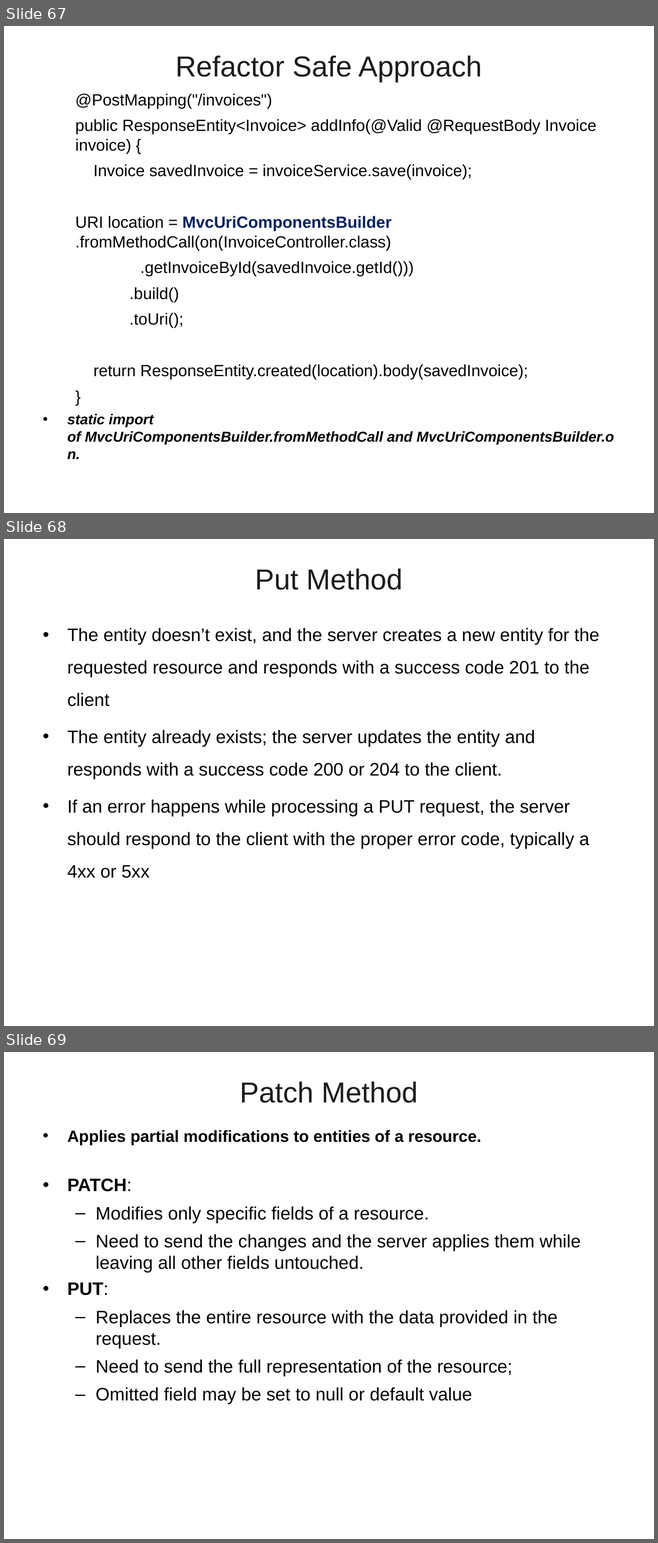
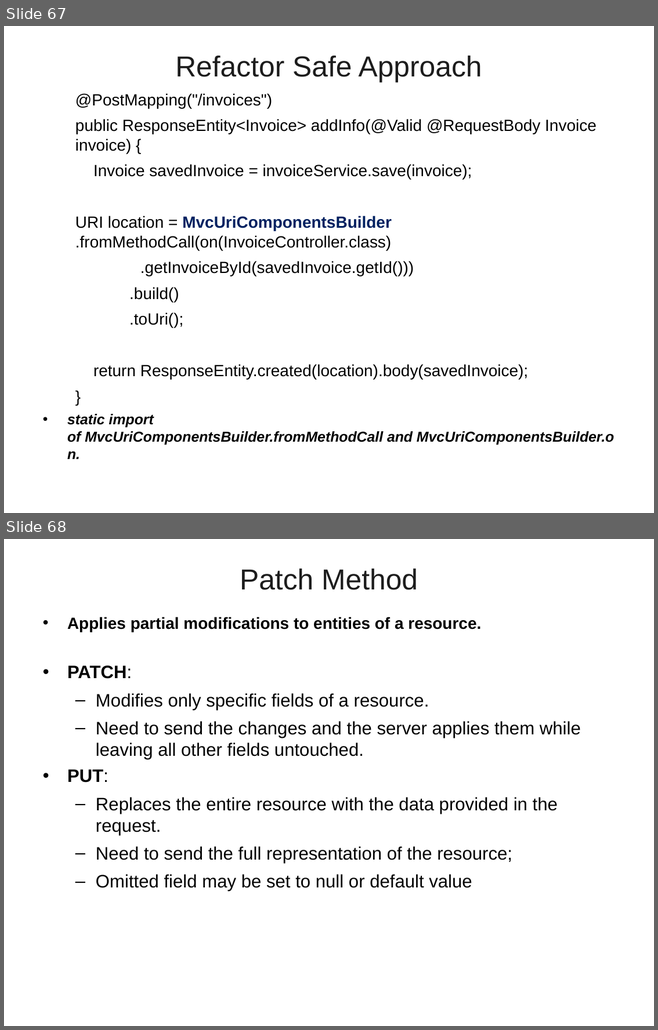
Before and after one commit to vatsanTraining/spring_boot_march_2026, a slide deck: 03_SpringBoot_JPA_Rest_API.ppt. Shown one above the other, each under a label of ours: slides 67, 68 and 69 before the commit, slides 67 and 68 after it. The pictures are 658x1543 and 658x1030 pixels, drawn with LibreOffice and Linux fonts; fonts in the diff are those of the drawing; background and template pictures are left out. Boxes give left, top, right and bottom in pixels: in the first picture for what was removed or moved away, otherwise in the second. Text is boxed around its words. In the diff, an @@ line names an element or a change of style, - is before the commit and + after.

```diff
--- a/03_SpringBoot_JPA_Rest_API.ppt
+++ b/03_SpringBoot_JPA_Rest_API.ppt
@@ slide 68 removed at [4,539,654,1026], background picture (left out) @@
@@ title removed at [255,569,402,590] @@
-Put Method
@@ text removed at [67,628,599,878] @@
-• The entity doesn’t exist, and the server creates a new entity for the requested resource and responds with a success code 201 to the client
-• The entity already exists; the server updates the entity and responds with a success code 200 or 204 to the client.
-• If an error happens while processing a PUT request, the server should respond to the client with the proper error code, typically a 4xx or 5xx
@@ what was slide 69 is now slide 68 @@
```
Also in this commit, not shown: 3 slides changed, 3 slides added, 1 other slide removed, 1 other file.
